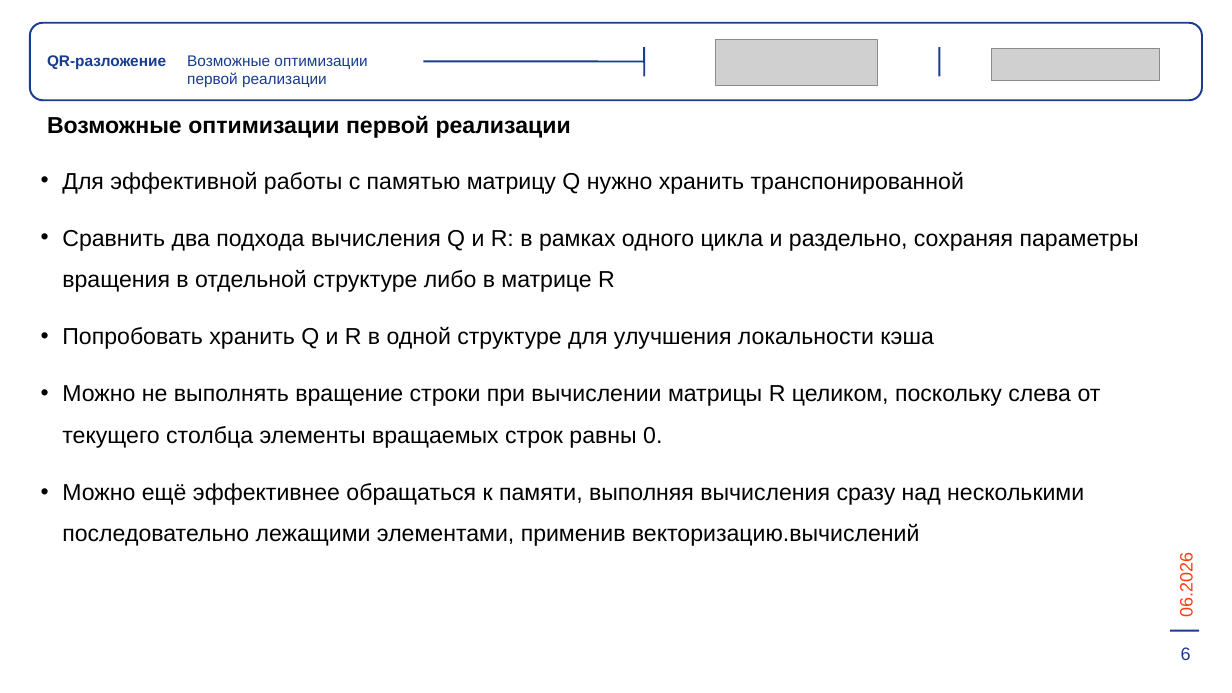
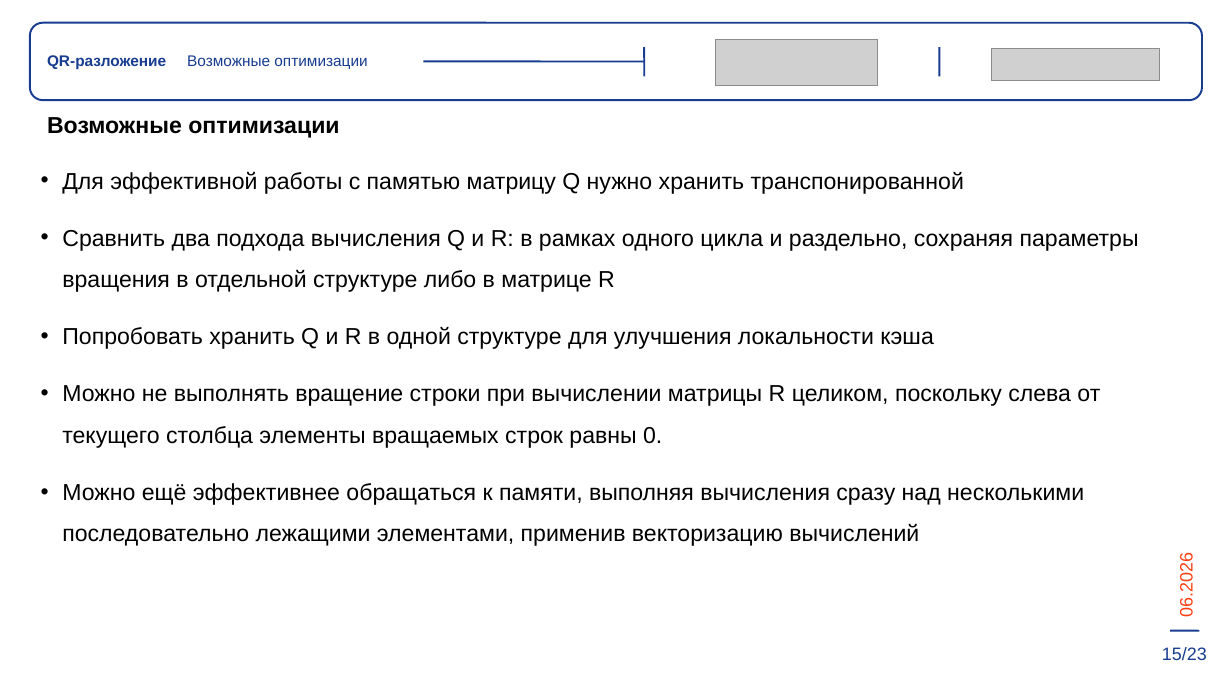
Before and after one commit to wellcome2AD/QR-decomposition, a slide deck: slide 16 of отчётность/диплом.pptx (slide 12 before the commit). Drawn at 1232x693 pixels with LibreOffice and Linux fonts; fonts in the diff are those of the drawing; grey boxes stand for pictures. Boxes give left, top, right and bottom in pixels: in the first picture for what was removed or moved away, otherwise in the second. Text is boxed around its words. In the diff, an @@ line names an element or a change of style, - is before the commit and + after.

```diff
--- a/отчётность/диплом.pptx
+++ b/отчётность/диплом.pptx
@@ text at (187,55,367,69): text changed @@
-Возможные оптимизации первой реализации
+Возможные оптимизации
@@ text at (47,117,339,138): text changed @@
-Возможные оптимизации первой реализации
+Возможные оптимизации
@@ text at (62,483,1084,546): text changed @@
-• Можно ещё эффективнее обращаться к памяти, выполняя вычисления сразу над несколькими последовательно лежащими элементами, применив векторизацию.вычислений
+• Можно ещё эффективнее обращаться к памяти, выполняя вычисления сразу над несколькими последовательно лежащими элементами, применив векторизацию вычислений
@@ text added at (1162,647,1207,661), 14 pt, text #173C90 @@
+15/23
@@ text removed at (1181,647,1191,660) @@
-6
```
Also in this commit, not shown: 17 other slides changed, 6 slides added, 9 other files.
